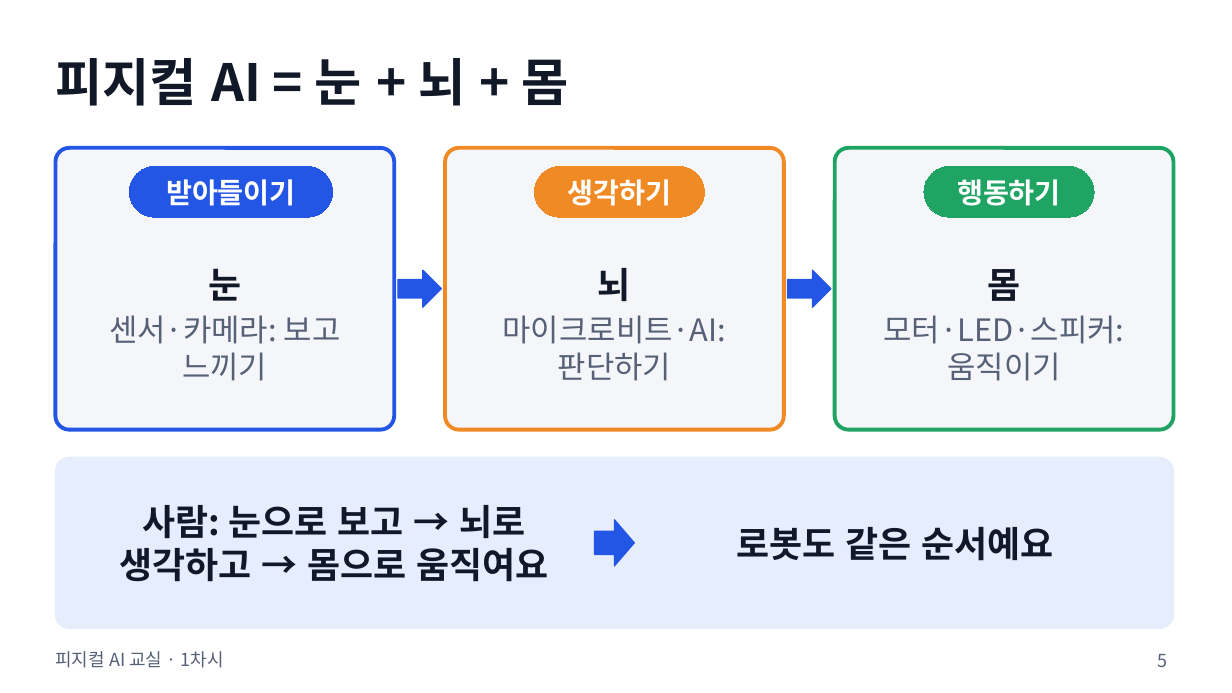
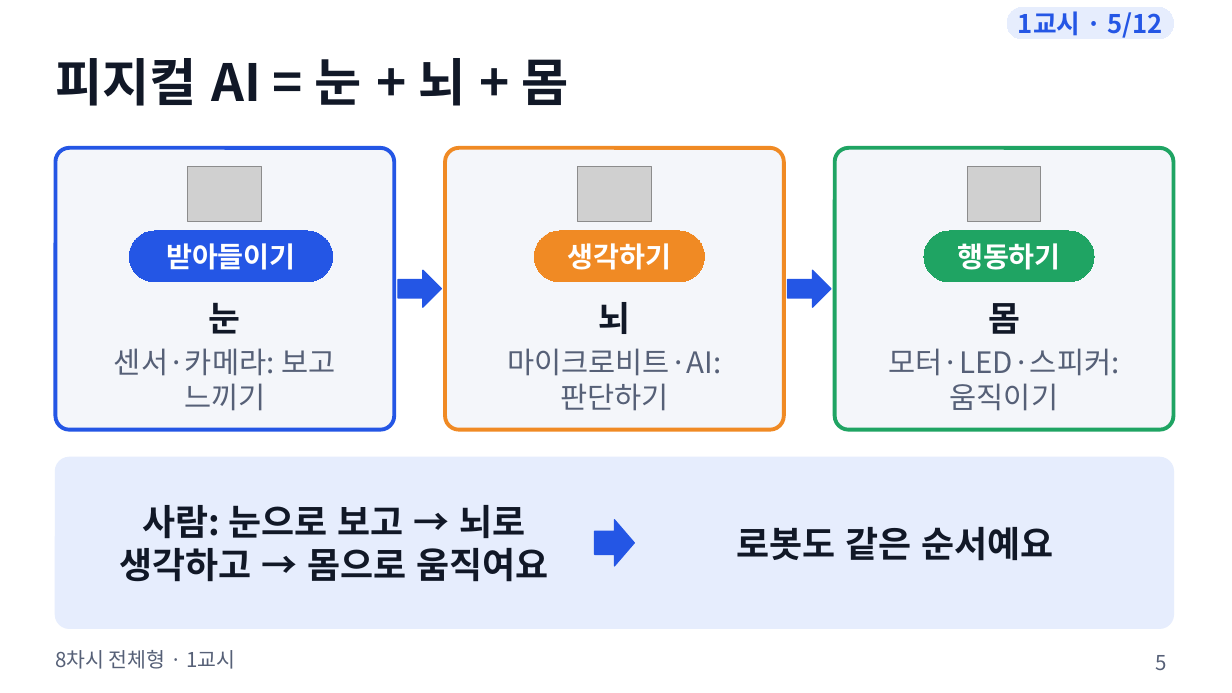
Before and after one commit to boundaryx01-uniquelife/microbit, a slide deck: slide 5 of materials/8차시_전체형/8차시_수업슬라이드.pptx. Drawn at 1232x693 pixels with LibreOffice and Linux fonts; fonts in the diff are those of the drawing; grey boxes stand for pictures. Boxes give left, top, right and bottom in pixels: in the first picture for what was removed or moved away, otherwise in the second. Text is boxed around its words. In the diff, an @@ line names an element or a change of style, - is before the commit and + after.

```diff
--- a/materials/8차시_전체형/8차시_수업슬라이드.pptx
+++ b/materials/8차시_전체형/8차시_수업슬라이드.pptx
@@ rounded rectangle added at (1007,7,1174,39), fill #E6EDFD, outline #E6EDFD 0.75 pt, 20 pt, text #2456E5, bold @@
+1교시 · 5/12
@@ picture added at (188,166,262,222) @@
@@ picture added at (578,166,652,222) @@
@@ picture added at (968,166,1042,222) @@
@@ 3 rounded rectangles: place and size @@
-3 rounded rectangles at (129,166,1094,217)
+3 rounded rectangles at (129,231,1094,282)
@@ text "눈": place and size @@
-text "눈" at (109,268,341,381)
+text "눈" at (114,302,335,411)
@@ text "눈" at (114,302,335,411): size 28 to 27 pt in "눈"; size 24 to 23 pt @@
@@ text "뇌": place and size @@
-text "뇌" at (503,268,727,381)
+text "뇌" at (507,302,722,411)
@@ text "뇌" at (507,302,722,411): size 28 to 27 pt in "뇌"; size 24 to 23 pt @@
@@ text "몸": place and size @@
-text "몸" at (884,269,1125,381)
+text "몸" at (888,303,1119,411)
@@ text "몸" at (888,303,1119,411): size 28 to 27 pt in "몸"; size 24 to 23 pt @@
@@ text at (55,650,235,669): text changed; size 14 to 16 pt @@
-피지컬 AI 교실 · 1차시
+8차시 전체형 · 1교시
@@ page number at (1156,655,1167,670): size 14 to 16 pt @@
```
Also in this commit, not shown: 90 other slides changed, 20 other files.
